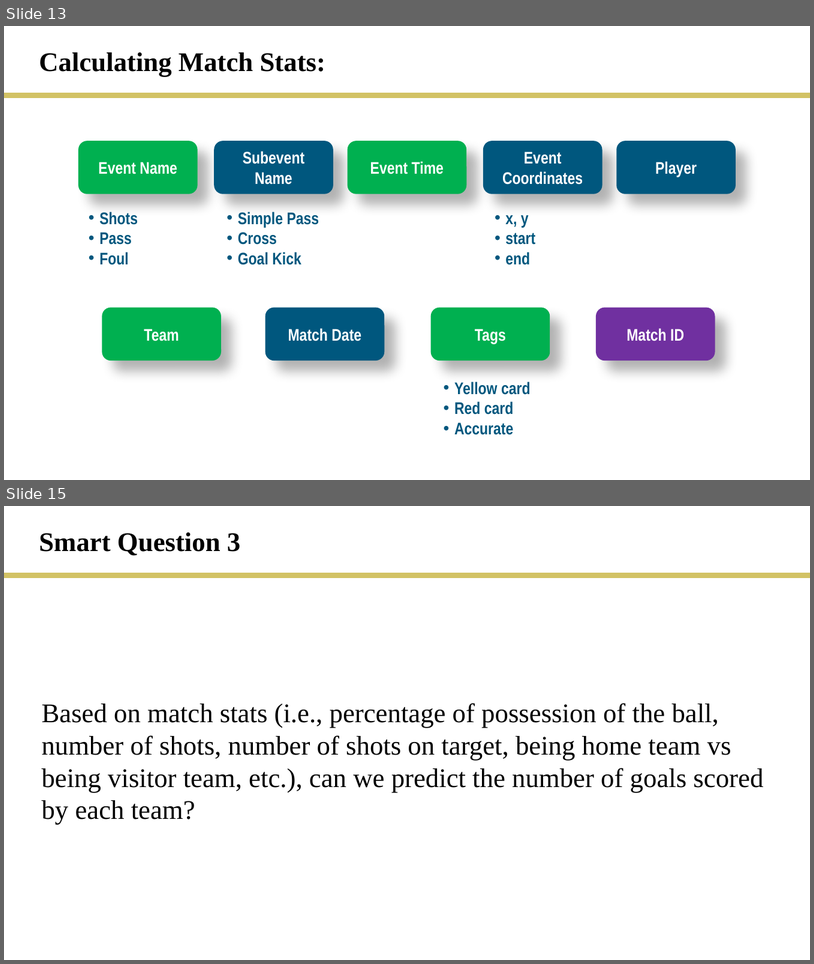
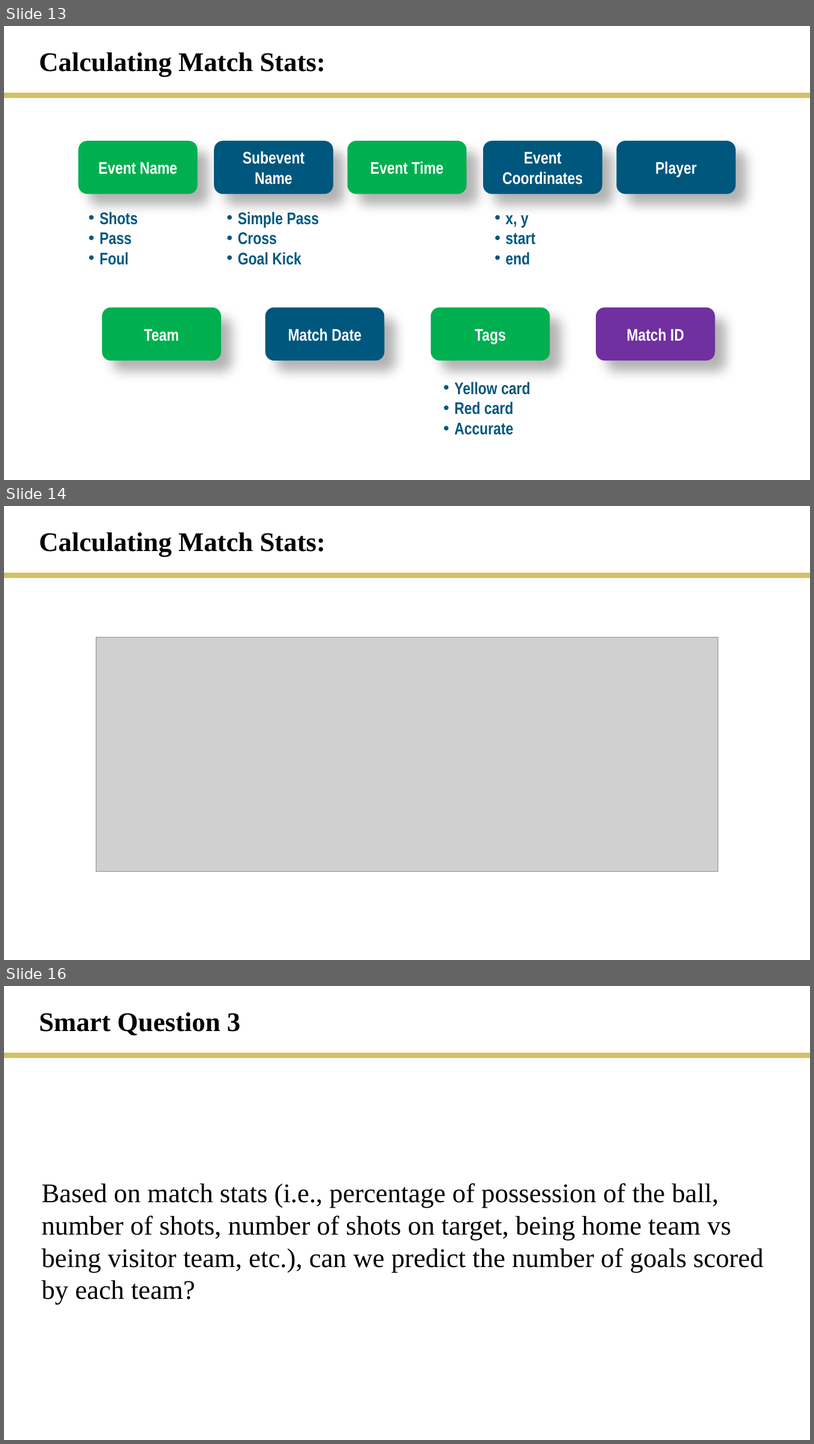
Before and after one commit to rmesina/T2_Codes-R-Us, a slide deck: final_project/T2_final_project.pptx. Shown one above the other, each under a label of ours: slides 13 and 15 before the commit, slides 13, 14 and 16 after it; the slides between them are not shown. The pictures are 814x964 and 814x1444 pixels, drawn with LibreOffice and Linux fonts; fonts in the diff are those of the drawing; grey boxes stand for pictures. Boxes give left, top, right and bottom in pixels: in the first picture for what was removed or moved away, otherwise in the second. Text is boxed around its words. In the diff, an @@ line names an element or a change of style, - is before the commit and + after.

```diff
--- a/final_project/T2_final_project.pptx
+++ b/final_project/T2_final_project.pptx
@@ slide 14 added at [4, 506, 810, 960], background #FFFFFF @@
@@ text added at [39, 532, 326, 556], 32 pt, text #000000, bold @@
+Calculating Match Stats:
@@ line added from (4, 576) to (810, 576), #D2C264 6 pt @@
@@ picture added at [96, 637, 719, 871] @@
@@ picture added at [145, 637, 669, 871] @@
@@ what was slide 15 is now slide 16 @@
```
Also in this commit, not shown: 1 slide changed, 6 other slides added, 1 slide removed, 2 other files.
